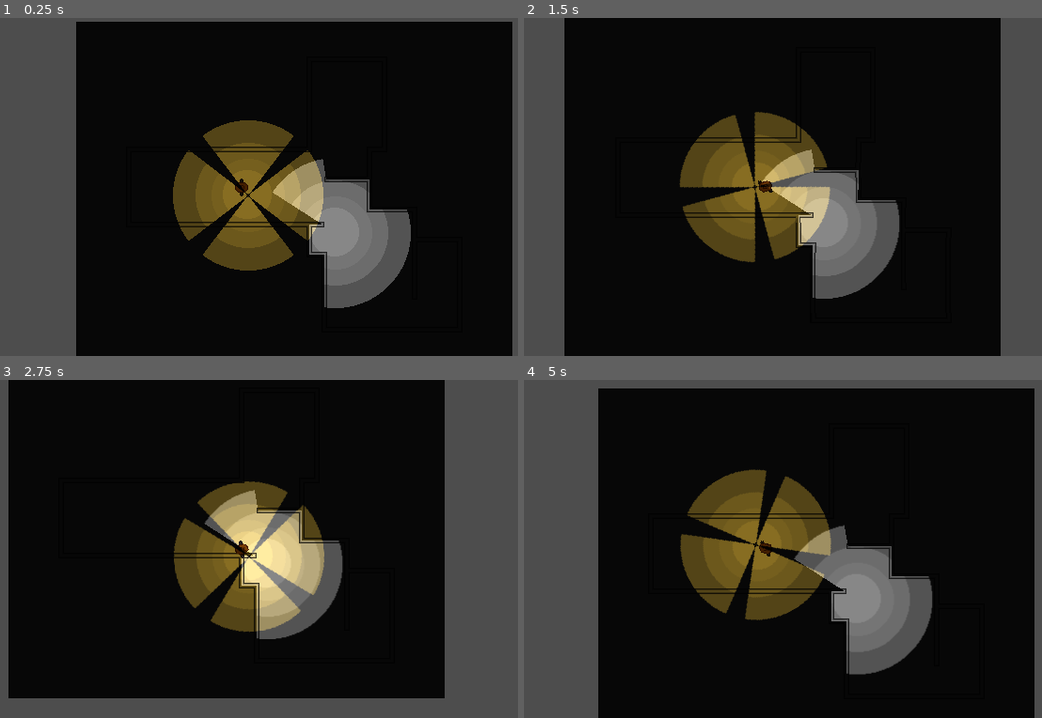
Above: before the commit, frames 1-4 (two rows, left to right).
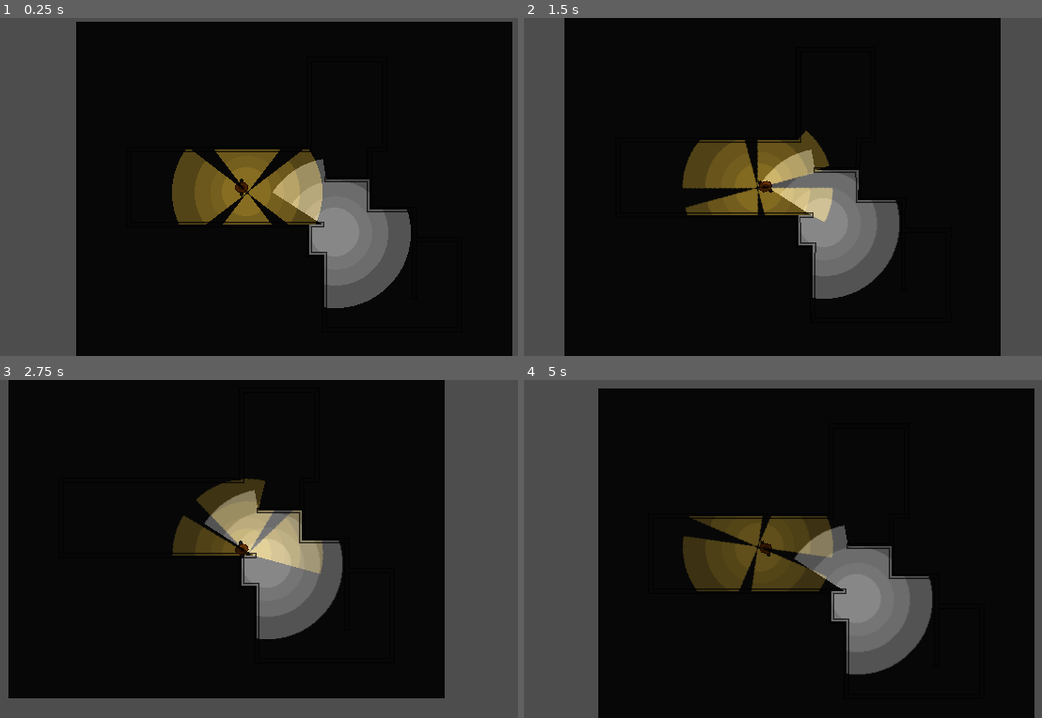
Above: after the commit, the same moments.

Repository: sparkworm/ChiliJam
Game: Godot game, scene res://scenes/levels/test_level.tscn
The game is run twice, just before and just after one commit, with the same random seed, the same clock (stepped at 60 frames per second) and the same inputs. This scene is started directly instead of the project's main scene.
Inputs (mouse positions are in pixels of both pictures, inside the frame that each line leads up to):
- Up to frame 1 (0.25 s): no input
- Up to frame 2 (1.5 s): tap Enter at 0.5 s; move the mouse to (896, 170) at 0.52 s; hold D (right) 0.53-1.28 s; move the mouse to (643, 203) at 1.27 s; hold S (down) from 1.28 s (still down)
- Up to frame 3 (2.75 s): move the mouse to (300, 474) at 2.02 s; release S (down) at 2.03 s; hold D (right) from 2.03 s (still down)
- Up to frame 4 (5 s): move the mouse to (736, 616) at 2.77 s; release D (right) at 2.78 s; hold W (up) 2.78-3.53 s; move the mouse to (943, 599) at 3.52 s; hold A (left) from 3.53 s (still down); move the mouse to (586, 498) at 4.27 s

The runs differ from the first frame. In frame 1, 3.8% of the frame differs, in the area x 33-63%, y 30-75%; in frame 2, 4.1%; in frame 3, 6.7%; in frame 4, 6.8%, in the area x 30-60%, y 26-72%.

Commit message:
Added a flicker component that makes lights dim and brighten randomly

Diff:
--- /dev/null
+++ b/scenes/components/flicker_component.gd
@@ -0,0 +1,36 @@
+class_name FlickerComponent
+extends Node
+
+## The light that will be controlled by this
+@export var light: Light2D
+## Min fraction of intial energy that the light can be
+@export var flicker_min: float = 0.5
+## Max multiple of initial energy that the light can be
+@export var flicker_max: float = 1.3
+## Time between light recalculations
+@export var flicker_period: float = 0.5
+
+var initial_energy: float
+var current_energy: float
+var next_energy: float
+
+@onready var timer: Timer = $Timer
+
+func _ready() -> void:
+	initial_energy = light.energy
+	next_energy = initial_energy
+	timer.wait_time = flicker_period
+	start()
+
+func stop() -> void:
+	timer.stop()
+
+func start() -> void:
+	timer.start()
+
+func _on_timer_timeout() -> void:
+	current_energy = next_energy
+	next_energy = randf_range(flicker_min*initial_energy,
+			flicker_max*initial_energy)
+	var tween: Tween = create_tween()
+	tween.tween_property(light, "energy", next_energy, flicker_period)
--- /dev/null
+++ b/scenes/components/flicker_component.tscn
@@ -0,0 +1,10 @@
+[gd_scene load_steps=2 format=3 uid="uid://ds6od1afwua0g"]
+
+[ext_resource type="Script" path="res://scenes/components/flicker_component.gd" id="1_mary6"]
+
+[node name="FlickerComponent" type="Node"]
+script = ExtResource("1_mary6")
+
+[node name="Timer" type="Timer" parent="."]
+
+[connection signal="timeout" from="Timer" to="." method="_on_timer_timeout"]
--- a/scenes/items/lantern.tscn
+++ b/scenes/items/lantern.tscn
@@ -1,7 +1,8 @@
-[gd_scene load_steps=3 format=3 uid="uid://e8lbw5llfa5t"]
+[gd_scene load_steps=4 format=3 uid="uid://e8lbw5llfa5t"]
 
 [ext_resource type="Texture2D" uid="uid://d3nusnc74ioub" path="res://visual/lantern.png" id="1_g42dq"]
 [ext_resource type="Texture2D" uid="uid://be27g2i0h7l6a" path="res://visual/lighting/lantern_light.png" id="2_3xxxf"]
+[ext_resource type="PackedScene" uid="uid://ds6od1afwua0g" path="res://scenes/components/flicker_component.tscn" id="3_syysw"]
 
 [node name="Lantern" type="Node2D"]
 
@@ -11,4 +12,8 @@
 [node name="PointLight2D" type="PointLight2D" parent="."]
 color = Color(1, 0.8, 0.207843, 1)
 energy = 0.5
+shadow_enabled = true
 texture = ExtResource("2_3xxxf")
+
+[node name="FlickerComponent" parent="." node_paths=PackedStringArray("light") instance=ExtResource("3_syysw")]
+light = NodePath("../PointLight2D")
--- a/scenes/levels/test_level.tscn
+++ b/scenes/levels/test_level.tscn
@@ -16,4 +16,4 @@
 position = Vector2(100, 49)
 
 [node name="Lantern" parent="Characters/Player" index="4" instance=ExtResource("3_q4l5b")]
-position = Vector2(7, 9)
+position = Vector2(6, 6)
